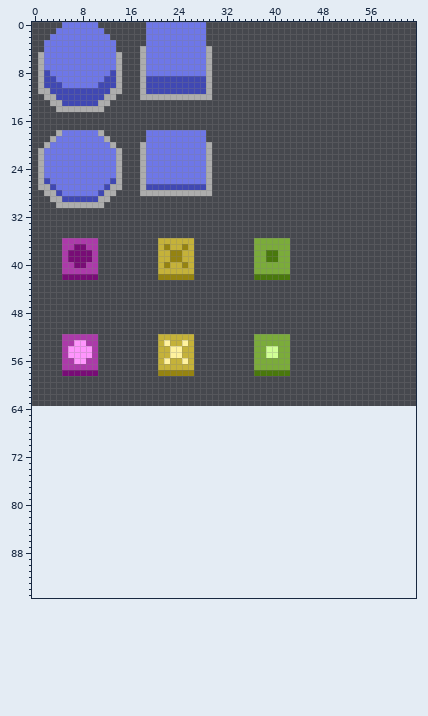
One commit to this sprite sheet: textures/ioelements.png. Above: the version before the commit.
The file is 64x64 pixels. The old version is drawn lined up with the new one, on the new canvas.
Once edited:
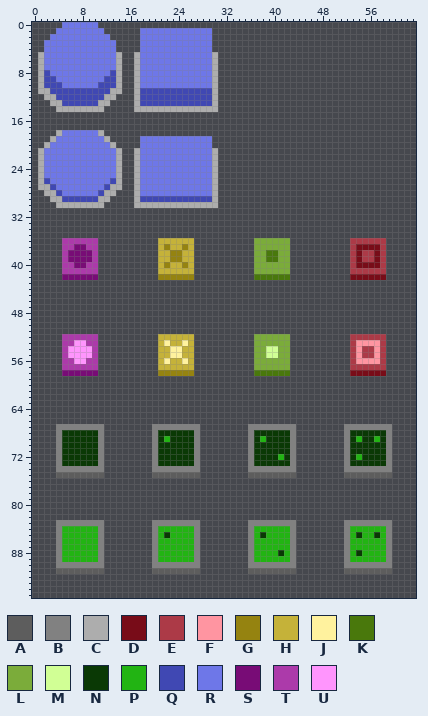
Palette (. is transparent): A #5d5d5d  B #818181  C #adadad  D #780c18  E #ac3a47  F #ff95a1  G #958310  H #c5b239  J #fff29e  K #49780c  L #7bac3a  M #d1ff95  N #0a3905  P #22b413  Q #4048b3  R #6e77e8  S #780c76  T #ac3aaa  U #ff95fd
The exact change:
canvas 64x64 -> 64x96
@@ x 15..32 @@
- 0 ....RRRRRRRRRR....
- 1 ....RRRRRRRRRR....
- 2 ....RRRRRRRRRR....
- 3 ....RRRRRRRRRR....
- 4 ...CRRRRRRRRRRC...
- 5 ...CRRRRRRRRRRC...
- 6 ...CRRRRRRRRRRC...
- 7 ...CRRRRRRRRRRC...
- 8 ...CRRRRRRRRRRC...
- 9 ...CQQQQQQQQQQC...
-10 ...CQQQQQQQQQQC...
-11 ...CQQQQQQQQQQC...
-12 ...CCCCCCCCCCCC...
-13 ..................
-14 ..................
+ 0 ..................
+ 1 ...RRRRRRRRRRRR...
+ 2 ...RRRRRRRRRRRR...
+ 3 ...RRRRRRRRRRRR...
+ 4 ...RRRRRRRRRRRR...
+ 5 ..CRRRRRRRRRRRRC..
+ 6 ..CRRRRRRRRRRRRC..
+ 7 ..CRRRRRRRRRRRRC..
+ 8 ..CRRRRRRRRRRRRC..
+ 9 ..CRRRRRRRRRRRRC..
+10 ..CRRRRRRRRRRRRC..
+11 ..CQQQQQQQQQQQQC..
+12 ..CQQQQQQQQQQQQC..
+13 ..CQQQQQQQQQQQQC..
+14 ..CCCCCCCCCCCCCC..
 15 ..................
@@ x 15..32 @@
 17 ..................
-18 ....RRRRRRRRRR....
-19 ....RRRRRRRRRR....
-20 ...CRRRRRRRRRRC...
-21 ...CRRRRRRRRRRC...
-22 ...CRRRRRRRRRRC...
-23 ...CRRRRRRRRRRC...
-24 ...CRRRRRRRRRRC...
-25 ...CRRRRRRRRRRC...
-26 ...CRRRRRRRRRRC...
-27 ...CQQQQQQQQQQC...
-28 ...CCCCCCCCCCCC...
-29 ..................
-30 ..................
+18 ..................
+19 ...RRRRRRRRRRRR...
+20 ...RRRRRRRRRRRR...
+21 ..CRRRRRRRRRRRRC..
+22 ..CRRRRRRRRRRRRC..
+23 ..CRRRRRRRRRRRRC..
+24 ..CRRRRRRRRRRRRC..
+25 ..CRRRRRRRRRRRRC..
+26 ..CRRRRRRRRRRRRC..
+27 ..CRRRRRRRRRRRRC..
+28 ..CRRRRRRRRRRRRC..
+29 ..CQQQQQQQQQQQQC..
+30 ..CCCCCCCCCCCCCC..
 31 ..................
@@ x 51..60 @@
 35 ..........
-36 ..........
-37 ..........
-38 ..........
-39 ..........
-40 ..........
-41 ..........
-42 ..........
+36 ..EEEEEE..
+37 ..EDDDDE..
+38 ..EDEEDE..
+39 ..EDEEDE..
+40 ..EDDDDE..
+41 ..EEEEEE..
+42 ..DDDDDD..
 43 ..........
@@ x 51..60 @@
 51 ..........
-52 ..........
-53 ..........
-54 ..........
-55 ..........
-56 ..........
-57 ..........
-58 ..........
+52 ..EEEEEE..
+53 ..EFFFFE..
+54 ..EFEEFE..
+55 ..EFEEFE..
+56 ..EFFFFE..
+57 ..EEEEEE..
+58 ..DDDDDD..
 59 ..........
@@ x 0..63 @@
 66 ................................................................
-67 ................................................................
-68 ................................................................
-69 ................................................................
-70 ................................................................
-71 ................................................................
-72 ................................................................
-73 ................................................................
-74 ................................................................
-75 ................................................................
+67 ....BBBBBBBB........BBBBBBBB........BBBBBBBB........BBBBBBBB....
+68 ....BNNNNNNB........BNNNNNNB........BNNNNNNB........BNNNNNNB....
+69 ....BNNNNNNB........BNPNNNNB........BNPNNNNB........BNPNNPNB....
+70 ....BNNNNNNB........BNNNNNNB........BNNNNNNB........BNNNNNNB....
+71 ....BNNNNNNB........BNNNNNNB........BNNNNNNB........BNNNNNNB....
+72 ....BNNNNNNB........BNNNNNNB........BNNNNPNB........BNPNNNNB....
+73 ....BNNNNNNB........BNNNNNNB........BNNNNNNB........BNNNNNNB....
+74 ....BBBBBBBB........BBBBBBBB........BBBBBBBB........BBBBBBBB....
+75 ....AAAAAAAA........AAAAAAAA........AAAAAAAA........AAAAAAAA....
 76 ................................................................
@@ x 0..63 @@
 82 ................................................................
-83 ................................................................
-84 ................................................................
-85 ................................................................
-86 ................................................................
-87 ................................................................
-88 ................................................................
-89 ................................................................
-90 ................................................................
-91 ................................................................
+83 ....BBBBBBBB........BBBBBBBB........BBBBBBBB........BBBBBBBB....
+84 ....BPPPPPPB........BPPPPPPB........BPPPPPPB........BPPPPPPB....
+85 ....BPPPPPPB........BPNPPPPB........BPNPPPPB........BPNPPNPB....
+86 ....BPPPPPPB........BPPPPPPB........BPPPPPPB........BPPPPPPB....
+87 ....BPPPPPPB........BPPPPPPB........BPPPPPPB........BPPPPPPB....
+88 ....BPPPPPPB........BPPPPPPB........BPPPPNPB........BPNPPPPB....
+89 ....BPPPPPPB........BPPPPPPB........BPPPPPPB........BPPPPPPB....
+90 ....BBBBBBBB........BBBBBBBB........BBBBBBBB........BBBBBBBB....
+91 ....AAAAAAAA........AAAAAAAA........AAAAAAAA........AAAAAAAA....
 92 ................................................................
